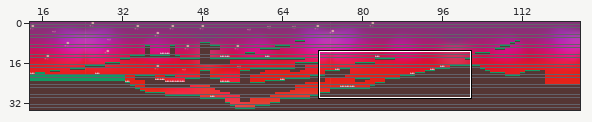
A Tiled map gets an edit: android/assets/Primer nivel.tmx. The picture above shows the old version from afar; the outline marks the close-up.
Close-up. Old version:
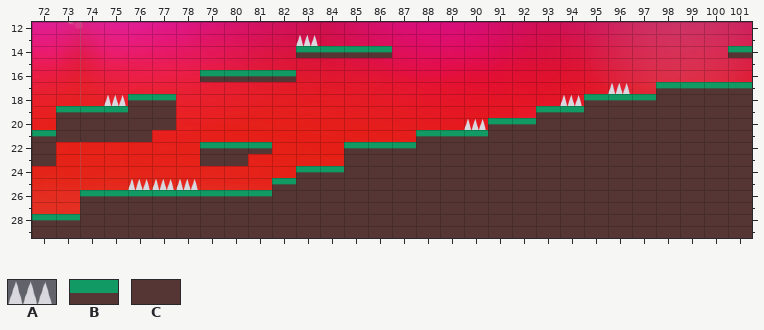
Cells are 64x32 px. Shown: x 72..101, y 12..29. The commit also changed other parts of the map, which this record leaves out.
Key: from "Untitled-10": A 2; from "Untitled-9": B 66, C 82.
_ is an empty cell.
Layers that did not change in this view are not listed.
Layer "Pasto y Picos" before, first column x 72:
12 ______________________________
13 ___________A__________________
14 ___________BBBB______________B
15 ______________________________
16 _______BBBB___________________
17 ________________________A_BBBB
18 ___ABB________________ABBBCCCC
19 _BBBCC_______________BBCCCCCCC
20 _CCCCC____________ABBCCCCCCCCC
21 BCCCC___________BBBCCCCCCCCCCC
22 C______BBB___BBBCCCCCCCCCCCCCC
23 C______CC____CCCCCCCCCCCCCCCCC
24 ___________BBCCCCCCCCCCCCCCCCC
25 ____AAA___BCCCCCCCCCCCCCCCCCCC
26 __BBBBBBBBCCCCCCCCCCCCCCCCCCCC
27 __CCCCCCCCCCCCCCCCCCCCCCCCCCCC
28 BBCCCCCCCCCCCCCCCCCCCCCCCCCCCC
29 CCCCCCCCCCCCCCCCCCCCCCCCCCCCCC
After the commit:
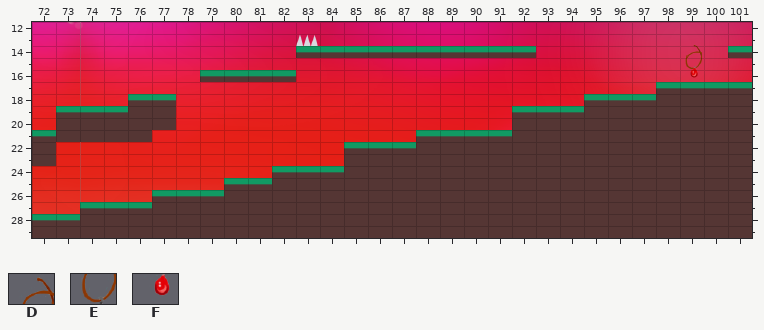
Further tiles: from "CollarOficial": D 0, E 1, F 2.
Diff:
Changed rows in their new state; . is an unchanged cell.
Layer "Pasto y Picos":
first column x 74:
14 .............BBBBBB......D
15 .........................E
16 .........................F
17 ......................_...
18 ._.................._.....
19 ..................B.......
20 ................__C.......
21 .................B........
22 .....___..................
23 .....__...................
24 ........B.................
25 ..___.BBC.................
26 ___...CC..................
27 BBB.......................
